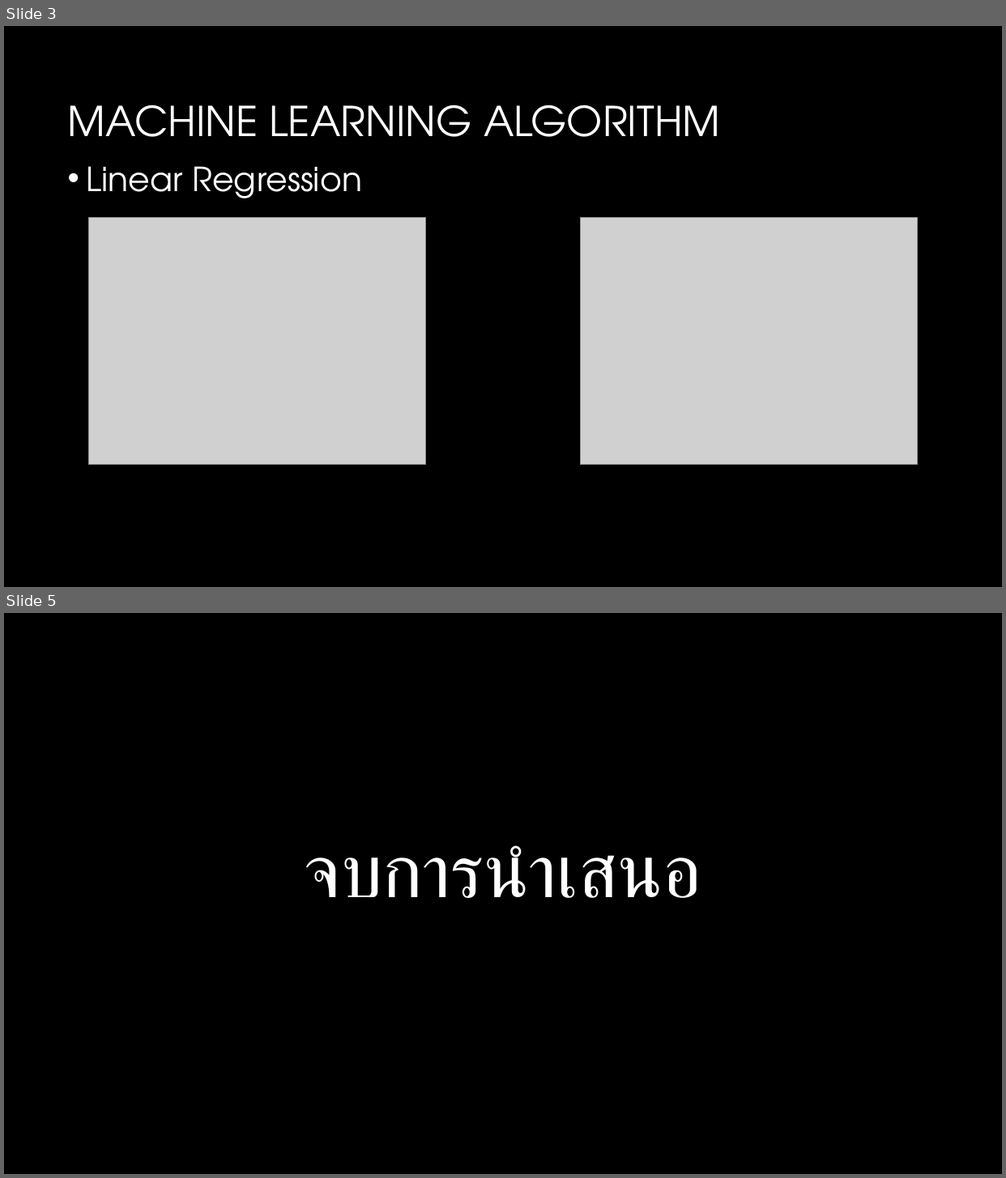
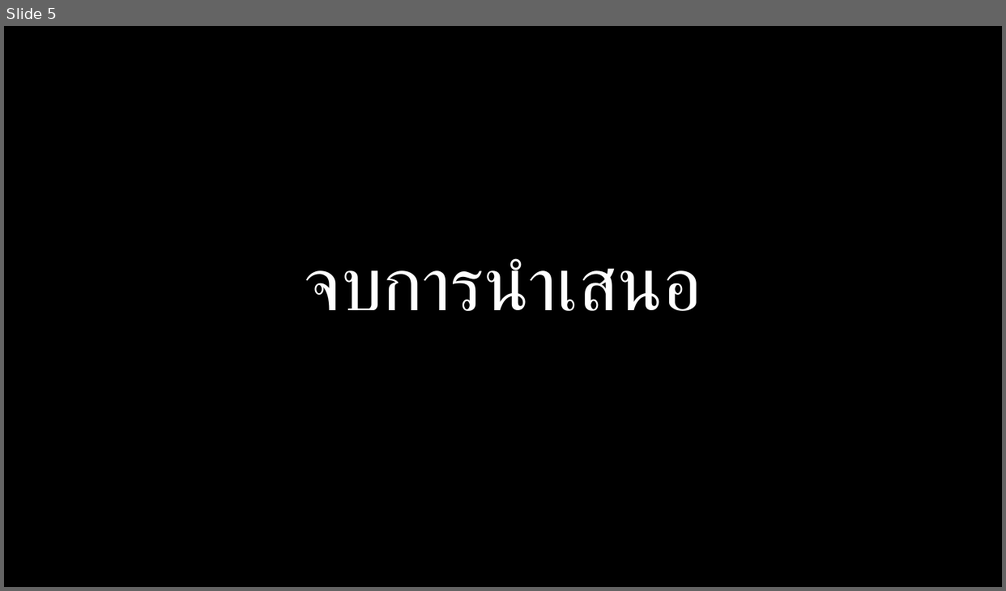
Before and after one commit to chindanaiGame/Machine-Learning-Project, a slide deck: Medical Insurance Cost.pptx. Shown one above the other, each under a label of ours: slides 3 and 5 before the commit, slide 5 after it; the slides between them are not shown. The pictures are 1006x1178 and 1006x591 pixels, drawn with LibreOffice and Linux fonts; fonts in the diff are those of the drawing; grey boxes stand for pictures; background and template pictures are left out. Boxes give left, top, right and bottom in pixels: in the first picture for what was removed or moved away, otherwise in the second. Text is boxed around its words. In the diff, an @@ line names an element or a change of style, - is before the commit and + after.

```diff
--- a/Medical Insurance Cost.pptx
+++ b/Medical Insurance Cost.pptx
@@ slide 3 removed at (4, 26, 1002, 587), background #000000 @@
@@ title removed at (68, 105, 720, 137) @@
-MACHINE LEARNING ALGORITHM
@@ text removed at (87, 166, 362, 199) @@
-• Linear Regression
@@ picture removed at (88, 218, 425, 465) @@
@@ picture removed at (581, 218, 918, 465) @@
```
Also in this commit, not shown: 2 slides added, 1 other slide removed.
